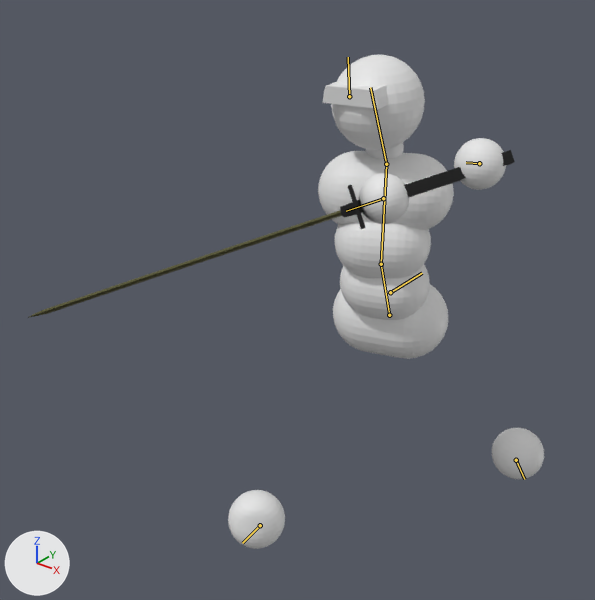
The Blender file asset_raws/simple_combat_char.blend: old version first, new version second.
Before and after are seen from a 50 mm camera at (1.24, -0.99, 2.03) aimed at (-0.21, 0.82, 0.9). The lights are fixed; the arrows at lower left show +X, +Y and +Z. The picture after the commit comes second. Both versions are drawn at frame 15 of the action 'Hurt_guard'; the numbers are the values there. The bones that bend it are drawn over the model as lines.

The first picture shows 'Body', 'Sword'.
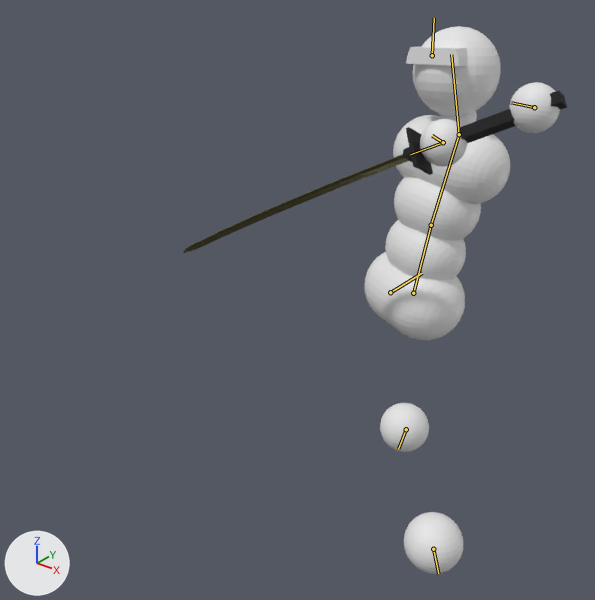
What the commit changed:
Bone 'Lower back' (bone_lower_back) moves from (0.0, -0.079, -0.004) to (0.0, -0.069, 0.139).
Bone 'Lower back' (bone_lower_back) turns from (-20, 16, 0) to (14, -20, 2) degrees about its own x, y and z.
Bone 'Upper back' (bone_upper_back) turns from (23, 11, 3) to (-8, 11, -4) degrees about its own x, y and z.
Bone 'Head' (bone_head) turns from (-4, -24, -9) to (-1, 7, -8) degrees about its own x, y and z.
Bone 'Hand.L' (bone_hand_l) moves from (0.079, -0.34, -0.233) to (0.185, -0.3, -0.046).
Bone 'Hand.L' (bone_hand_l) turns from (-89, -15, -5) to (-117, -20, -6) degrees about its own x, y and z.
Bone 'Foot.L' (bone_foot_l) moves from (-0.177, -0.445, 0.347) to (0.045, 0.089, 0.091).
Bone 'Foot.L' (bone_foot_l) turns from (29, -11, -5) to (19, -8, -3) degrees about its own x, y and z.
Bone 'Hand.R' (bone_hand_r) moves from (-0.001, -0.946, 0.39) to (0.078, -0.946, 0.117).
Bone 'Hand.R' (bone_hand_r) turns from (52, -6, -151) to (75, -22, -148) degrees about its own x, y and z.
Bone 'Foot.R' (bone_foot_r) moves from (-0.145, 0.33, -0.005) to (0.137, -0.385, 0.221).
Bone 'Foot.R' (bone_foot_r) turns from (-8, -4, -1) to (-17, -18, -21) degrees about its own x, y and z.
Bone 'Sword attachment' (bone_sword_attachment) moves from (0.946, 0.39, 0.001) to (0.946, 0.117, -0.078).
Bone 'Sword attachment' (bone_sword_attachment) turns from (-20, -159, 57) to (151, -26, -92) degrees about its own x, y and z.

What differs and where, as boxes (x1, y1, x2, y2) in the pictures (595 x 600 px):
'Body', posed (38% narrower, 11% taller): before (228, 55, 544, 549); after (364, 26, 560, 574)
'Sword', posed (21% narrower): before (28, 150, 515, 318); after (183, 91, 567, 253)
bone 'Lower back', root to tip: before (389, 315) to (381, 264); after (413, 293) to (431, 225)
bone 'Upper back', root to tip: before (381, 264) to (386, 164); after (431, 225) to (459, 134)
bone 'Head', root to tip: before (386, 164) to (370, 87); after (459, 134) to (451, 54)
bone 'Hand.L', root to tip: before (479, 163) to (466, 162); after (534, 107) to (511, 102)
bone 'Foot.L', root to tip: before (516, 460) to (524, 479); after (433, 549) to (438, 573)
bone 'Hand.R', root to tip: before (383, 198) to (384, 197); after (443, 142) to (432, 135)
bone 'Foot.R', root to tip: before (260, 525) to (242, 543); after (406, 429) to (398, 448)
bone 'Sword attachment', root to tip: before (383, 198) to (346, 211); after (443, 142) to (410, 154)
